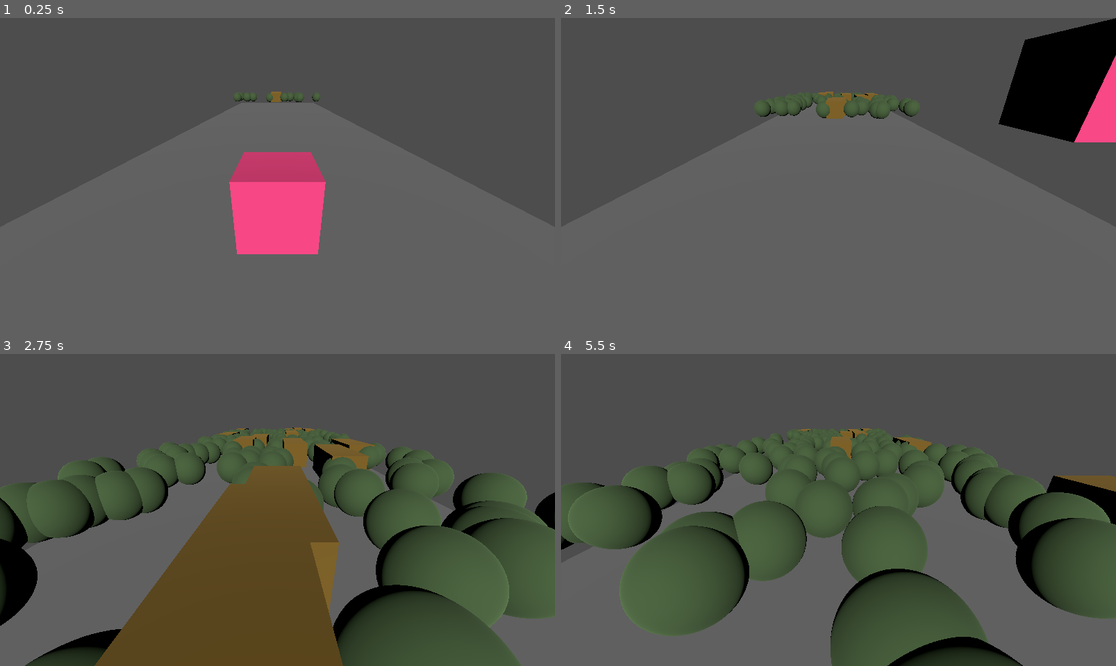
Above: before the commit, frames 1-4 (two rows, left to right).
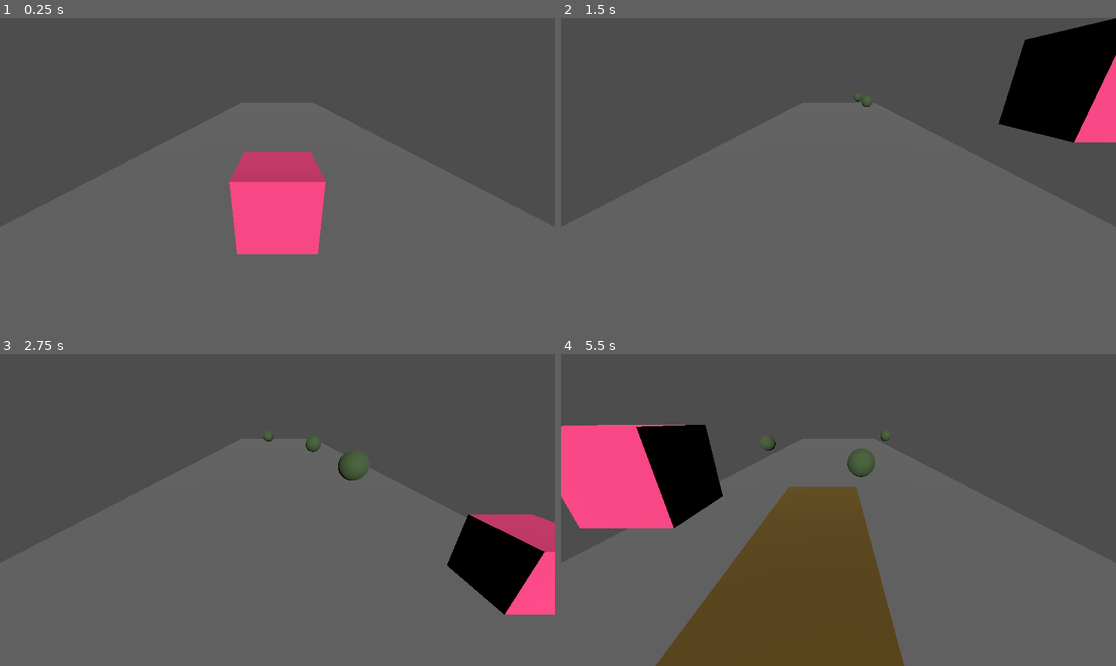
Above: after the commit, the same moments.

Repository: DoggyRuff6132/codedaylawinter2024
Game: Godot game, scene res://base_scene.tscn
Same seed, same stepped clock (60 frames per second), same inputs: the game is played once before the commit and once after it.
Inputs:
- Up to frame 1 (0.25 s): no input
- Up to frame 2 (1.5 s): hold D (Right) 0.53-1.28 s; tap S (Slide) at 0.6, 1.35 s; tap W (Jump) at 0.77 s; hold A (Left) from 1.28 s (still down)
- Up to frame 3 (2.75 s): tap W (Jump) at 1.52 s; release A (Left) at 2.03 s; hold D (Right) from 2.03 s (still down); tap S (Slide) at 2.1 s
- Up to frame 4 (5.5 s): tap S (Slide) every 0.75 s from 2.85 to 5.1 s; tap W (Jump) at 3.02, 3.77, 4.52 s; release D (Right) at 3.53 s; hold A (Left) from 3.53 s (still down)

The runs differ from the first frame. In frame 1, 0.1% of the frame differs, in the area x 42-58%, y 23-27%; in frame 2, 1.0%; in frame 3, 47%; in frame 4, 52%, in the area x 0-100%, y 22-100%.

Commit message:
you actually die now

Diff:
--- a/CodeDayLA2024/Health.gd
+++ b/CodeDayLA2024/Health.gd
@@ -11,9 +11,8 @@
 	currentHealth = maxHealth
 
 func _process(delta):
-	currentHealth -= 1
 	print(currentHealth)
-	if currentHealth < 0 && !dead:
+	if currentHealth < 0:
 		Die()
 
 func TakeDamage(damage : int):
@@ -22,6 +21,7 @@
 		Die()
 
 func Die():
-	print("died")
-	dieSound.play()
-	dead = true
+	if !dead:
+		print("died")
+		dieSound.play()
+		dead = true
--- a/CodeDayLA2024/Player.gd
+++ b/CodeDayLA2024/Player.gd
@@ -29,4 +29,8 @@
 		velocity.x = move_toward(velocity.x, 0, SPEED)
 		velocity.z = move_toward(velocity.z, 0, SPEED)
 
+
+	if position.z > 2:
+		$Health.Die()
+
 	move_and_slide()
--- a/CodeDayLA2024/base_scene.tscn
+++ b/CodeDayLA2024/base_scene.tscn
@@ -33,3 +33,4 @@
 transform = Transform3D(1, 0, 0, 0, 0.914882, 0.403721, 0, -0.403721, 0.914882, 0, 2.40261, 2.39791)
 
 [node name="Spawner" parent="." instance=ExtResource("3_a2qr7")]
+timeBetweenSpawns = 0.7
